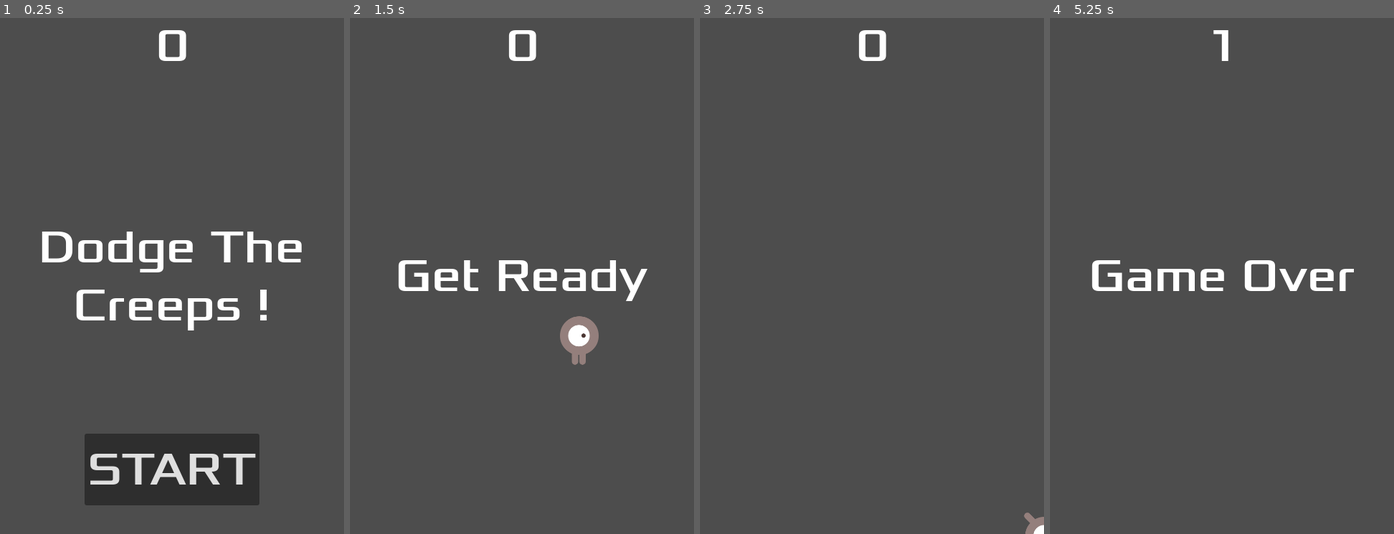
Above: before the commit, frames 1-4 (left to right).
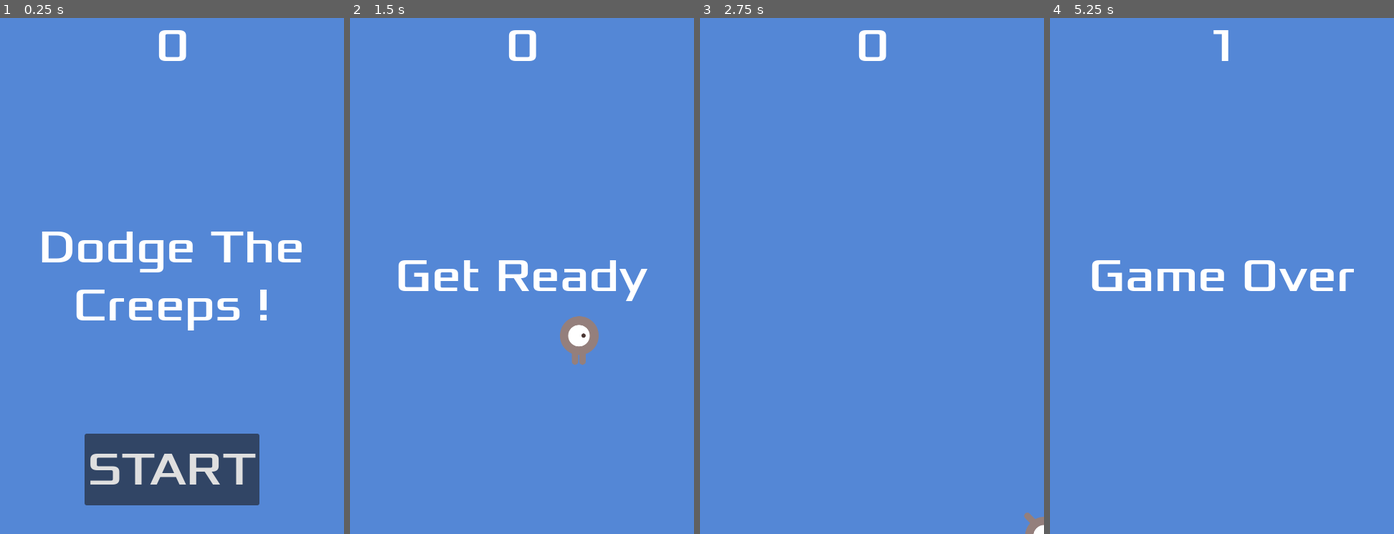
Above: after the commit, the same moments.

Repository: faizal97/Dodge-The-Creep
Game: Godot game, scene res://main.tscn
Two runs of this game, one before a commit and one after it. Both use one fixed random seed, a clock stepped at 60 frames per second and the inputs below.
Inputs:
- Up to frame 1 (0.25 s): no input
- Up to frame 2 (1.5 s): click "START" at 0.5 s; tap Enter at 1.25 s; hold Right (move_right) from 1.28 s (still down)
- Up to frame 3 (2.75 s): release Right (move_right) at 2.03 s; hold Down (move_down) from 2.03 s (still down)
- Up to frame 4 (5.25 s): release Down (move_down) at 2.78 s; hold Right (move_right) 2.78-3.53 s; hold Up (move_up) 3.53-4.28 s; hold Left (move_left) from 4.28 s (still down)

The runs differ from the first frame. In frame 1, 96% of the frame differs, in the area x 0-100%, y 0-100%; in frame 2, 97%; in frame 3, 100%; in frame 4, 98%.

Commit message:
Finish v1.0

Diff:
--- a/Main.gd
+++ b/Main.gd
@@ -13,11 +13,14 @@
 
 
 func game_over():
+	$Music.stop()
+	$DeathSound.play()
 	$ScoreTimer.stop()
 	$MobTimer.stop()
 	$HUD.show_game_over()
 
 func new_game():
+	$Music.play()
 	score = 0
 	$Player.start($StartPosition.position)
 	$HUD.update_score(score)
--- a/hud.tscn
+++ b/hud.tscn
@@ -1,7 +1,13 @@
-[gd_scene load_steps=3 format=3 uid="uid://dqm83t7e771es"]
+[gd_scene load_steps=5 format=3 uid="uid://dqm83t7e771es"]
 
 [ext_resource type="Script" path="res://HUD.gd" id="1_d3pse"]
 [ext_resource type="FontFile" uid="uid://dyrtlq3p8qxii" path="res://fonts/Xolonium-Regular.ttf" id="2_m2m62"]
+
+[sub_resource type="InputEventAction" id="InputEventAction_ijlox"]
+action = &"start_game"
+
+[sub_resource type="Shortcut" id="Shortcut_gadxy"]
+events = [SubResource("InputEventAction_ijlox")]
 
 [node name="HUD" type="CanvasLayer"]
 script = ExtResource("1_d3pse")
@@ -53,6 +59,7 @@
 grow_vertical = 0
 theme_override_fonts/font = ExtResource("2_m2m62")
 theme_override_font_sizes/font_size = 64
+shortcut = SubResource("Shortcut_gadxy")
 text = "START"
 
 [node name="MessageTimer" type="Timer" parent="."]
--- a/main.tscn
+++ b/main.tscn
@@ -1,9 +1,11 @@
-[gd_scene load_steps=6 format=3 uid="uid://cg8i6ofymuog8"]
+[gd_scene load_steps=8 format=3 uid="uid://cg8i6ofymuog8"]
 
 [ext_resource type="Script" path="res://Main.gd" id="1_6gcl3"]
 [ext_resource type="PackedScene" uid="uid://cgthuujcpkcur" path="res://mob.tscn" id="2_bs8q0"]
 [ext_resource type="PackedScene" uid="uid://btxyy38i5cwlk" path="res://player.tscn" id="3_ecs00"]
 [ext_resource type="PackedScene" uid="uid://dqm83t7e771es" path="res://hud.tscn" id="4_mo1wy"]
+[ext_resource type="AudioStream" uid="uid://x2hn5tkoihe2" path="res://art/House In a Forest Loop.ogg" id="5_kqx4f"]
+[ext_resource type="AudioStream" uid="uid://csfdn34qkwo6b" path="res://art/gameover.wav" id="6_dm3wt"]
 
 [sub_resource type="Curve2D" id="Curve2D_wm6j1"]
 _data = {
@@ -14,6 +16,14 @@
 [node name="Main" type="Node"]
 script = ExtResource("1_6gcl3")
 mob_scene = ExtResource("2_bs8q0")
+
+[node name="ColorRect" type="ColorRect" parent="."]
+anchors_preset = 15
+anchor_right = 1.0
+anchor_bottom = 1.0
+grow_horizontal = 2
+grow_vertical = 2
+color = Color(0.329412, 0.529412, 0.839216, 1)
 
 [node name="Player" parent="." instance=ExtResource("3_ecs00")]
 
@@ -38,6 +48,12 @@
 
 [node name="HUD" parent="." instance=ExtResource("4_mo1wy")]
 
+[node name="Music" type="AudioStreamPlayer2D" parent="."]
+stream = ExtResource("5_kqx4f")
+
+[node name="DeathSound" type="AudioStreamPlayer2D" parent="."]
+stream = ExtResource("6_dm3wt")
+
 [connection signal="hit" from="Player" to="." method="game_over"]
 [connection signal="timeout" from="MobTimer" to="." method="_on_mob_timer_timeout"]
 [connection signal="timeout" from="ScoreTimer" to="." method="_on_score_timer_timeout"]
--- a/project.godot
+++ b/project.godot
@@ -55,3 +55,9 @@
 , Object(InputEventJoypadButton,"resource_local_to_scene":false,"resource_name":"","device":-1,"button_index":13,"pressure":0.0,"pressed":false,"script":null)
 ]
 }
+start_game={
+"deadzone": 0.5,
+"events": [Object(InputEventKey,"resource_local_to_scene":false,"resource_name":"","device":0,"window_id":0,"alt_pressed":false,"shift_pressed":false,"ctrl_pressed":false,"meta_pressed":false,"pressed":false,"keycode":0,"physical_keycode":4194309,"key_label":0,"unicode":0,"echo":false,"script":null)
+, Object(InputEventJoypadButton,"resource_local_to_scene":false,"resource_name":"","device":-1,"button_index":0,"pressure":0.0,"pressed":false,"script":null)
+]
+}
Not shown, changed: art/House In a Forest Loop.ogg.import
